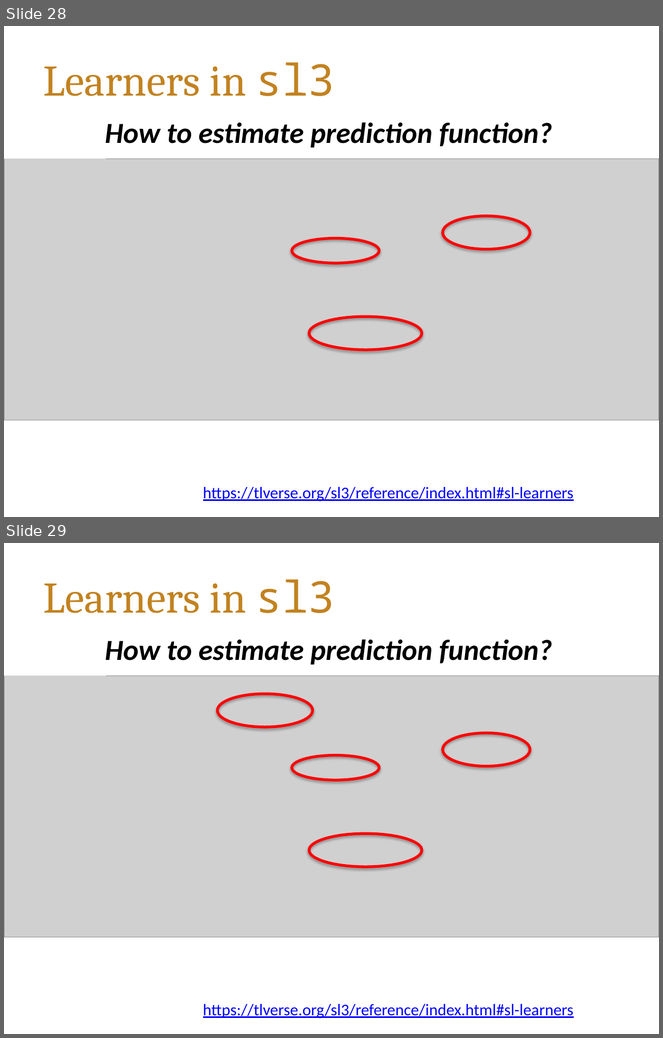
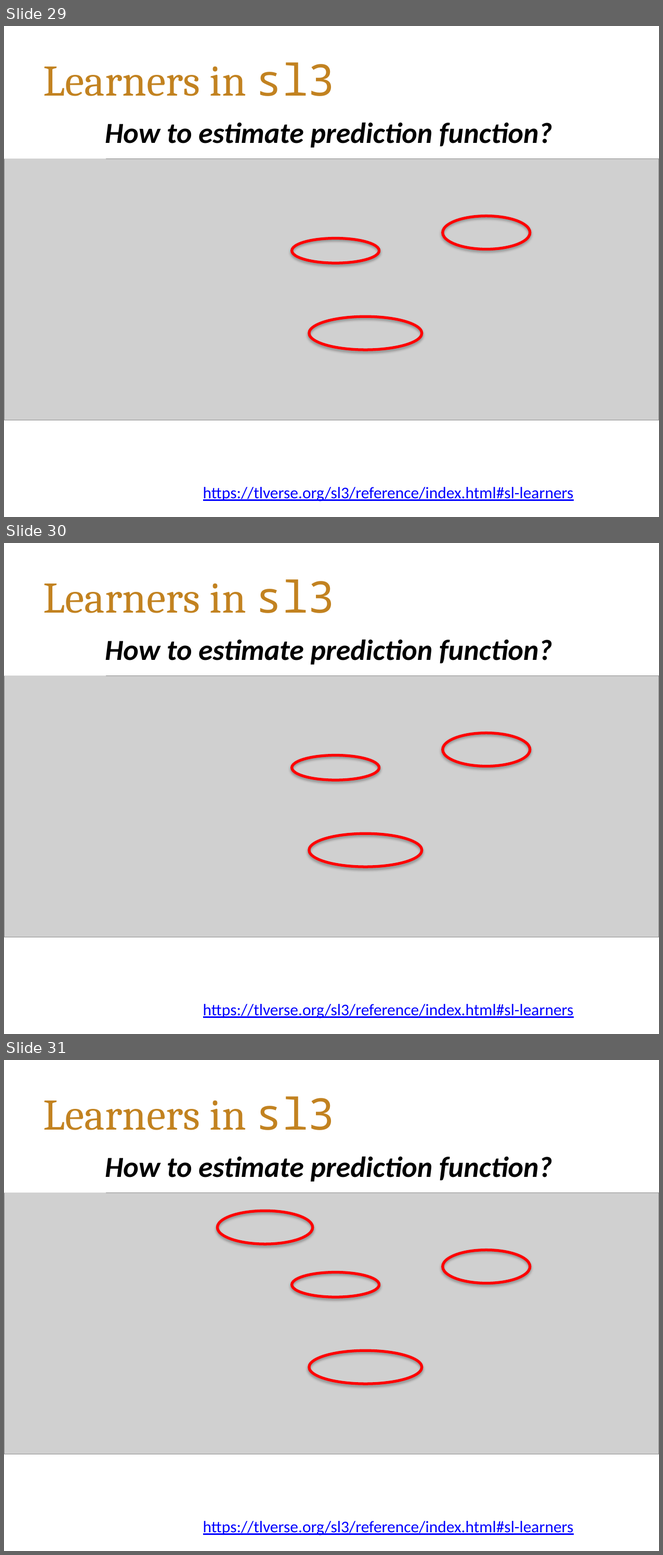
Before and after one commit to tlverse/enar2023-workshop, a slide deck: slides/SL.pptx. Shown one above the other, each under a label of ours: slides 28 and 29 before the commit, slides 29, 30 and 31 after it. The pictures are 663x1038 and 663x1555 pixels, drawn with LibreOffice and Linux fonts; fonts in the diff are those of the drawing; grey boxes stand for pictures; background and template pictures are left out. Boxes give left, top, right and bottom in pixels: in the first picture for what was removed or moved away, otherwise in the second. Text is boxed around its words. In the diff, an @@ line names an element or a change of style, - is before the commit and + after.

```diff
--- a/slides/SL.pptx
+++ b/slides/SL.pptx
@@ slide 30 added at (4,543,659,1034), background #FFFFFF @@
@@ title added at (44,579,335,613), 48 pt, text #C28220 @@
+Learners in sl3
@@ rectangle added at (4,643,106,676), fill #FFFFFF @@
@@ text added at (105,639,553,665), 32 pt, text #000000, bold, italic @@
+How to estimate prediction function?
@@ picture added at (4,676,659,938) @@
@@ ellipse added at (443,733,530,767), outline #FF0000 3 pt @@
@@ ellipse added at (292,755,379,780), outline #FF0000 3 pt @@
@@ ellipse added at (309,834,422,867), outline #FF0000 3 pt @@
@@ text added at (203,1004,574,1019), 18 pt, text #0000FF, underline @@
+https://tlverse.org/sl3/reference/index.html#sl-learners
@@ what was slide 28 is now slide 29 @@
@@ what was slide 29 is now slide 31 @@
```
Also in this commit, not shown: 2 slides changed, 1 other slide added.
